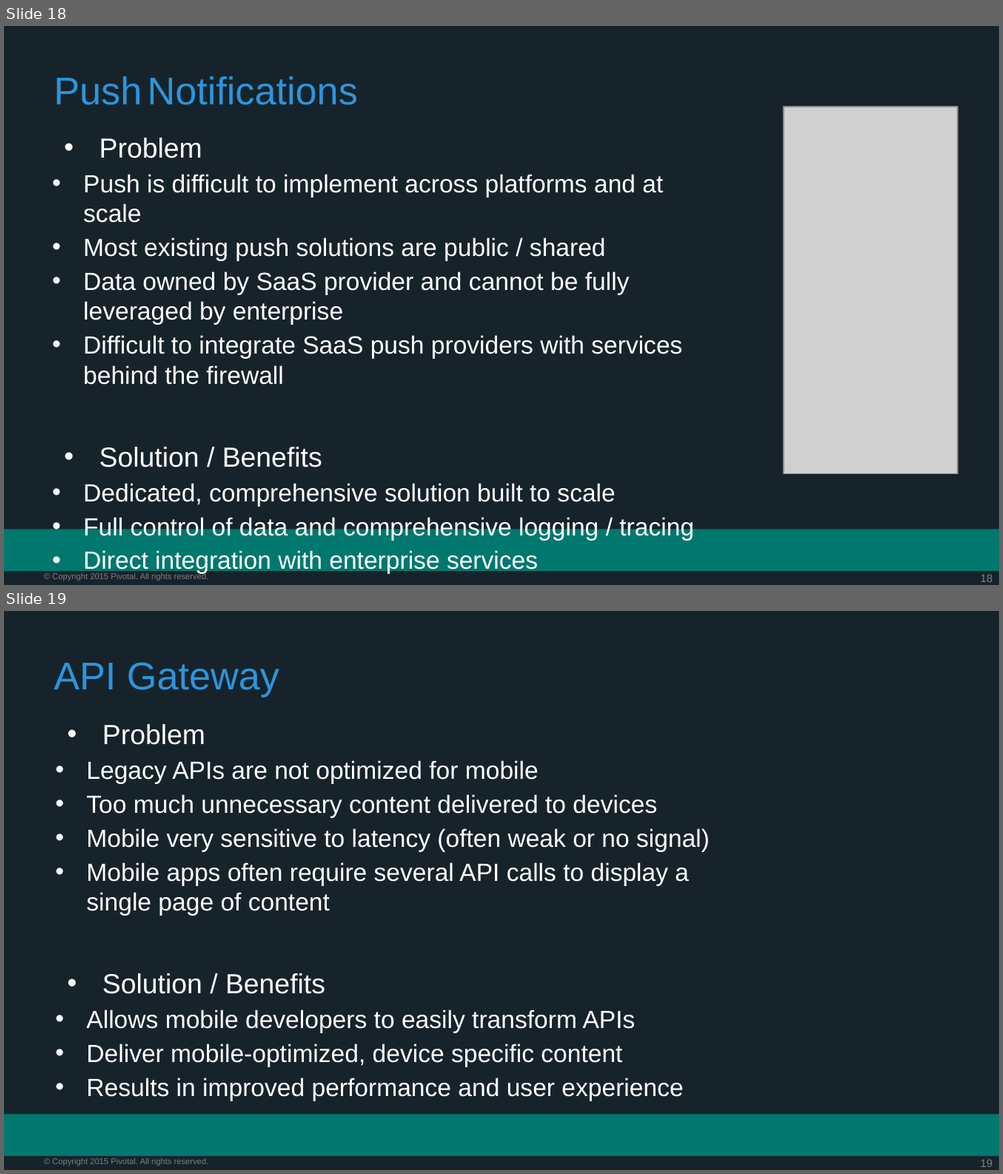
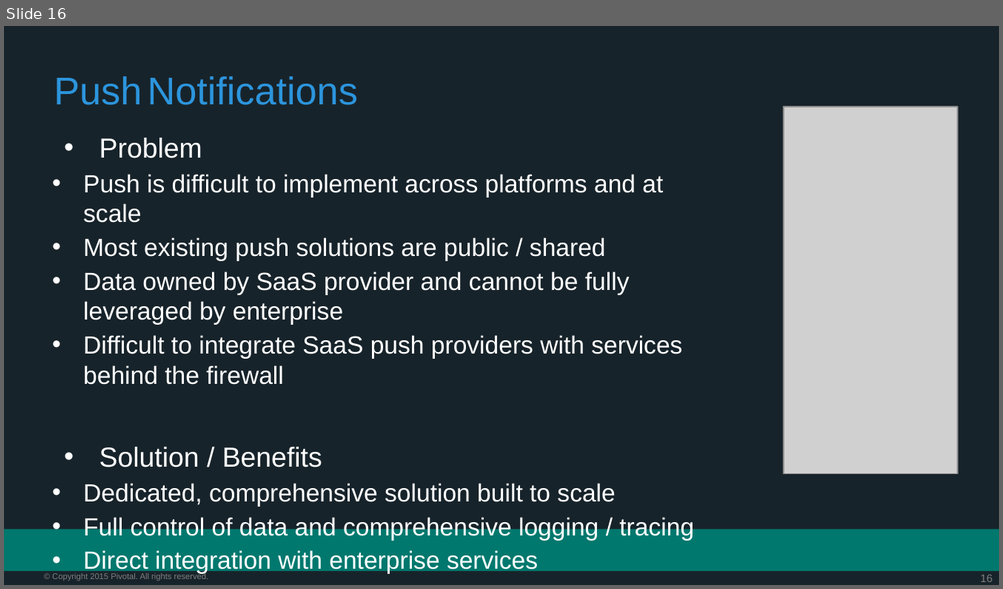
Before and after one commit to vmware-archive/PCF-Workshop-101, a slide deck: presentations/Session_4_Services_Overview.pptx. Shown one above the other, each under a label of ours: slides 18 and 19 before the commit, slide 16 after it. The pictures are 1003x1174 and 1003x589 pixels, drawn with LibreOffice and Linux fonts; fonts in the diff are those of the drawing; grey boxes stand for pictures; background and template pictures are left out. Boxes give left, top, right and bottom in pixels: in the first picture for what was removed or moved away, otherwise in the second. Text is boxed around its words. In the diff, an @@ line names an element or a change of style, - is before the commit and + after.

Commit message:
Updated for EOL mobile services

```diff
--- a/presentations/Session_4_Services_Overview.pptx
+++ b/presentations/Session_4_Services_Overview.pptx
@@ slide 19 removed at [4, 611, 999, 1170], background #17232A; not listed: 3 template elements that a slide beside it also shows @@
@@ title removed at [54, 662, 279, 697] @@
-API Gateway
@@ text removed at [86, 724, 709, 1101] @@
-• Problem
-  • Legacy APIs are not optimized for mobile
-  • Too much unnecessary content delivered to devices
-  • Mobile very sensitive to latency (often weak or no signal)
-  • Mobile apps often require several API calls to display a single page of content
-• Solution / Benefits
-  • Allows mobile developers to easily transform APIs
-    • Deliver mobile-optimized, device specific content
-  • Results in improved performance and user experience
@@ what was slide 18 is now slide 16 @@
@@ page number at [980, 575, 993, 582]: text changed @@
-18
+16
```
Also in this commit, not shown: 1 slide added, 2 other slides removed.
